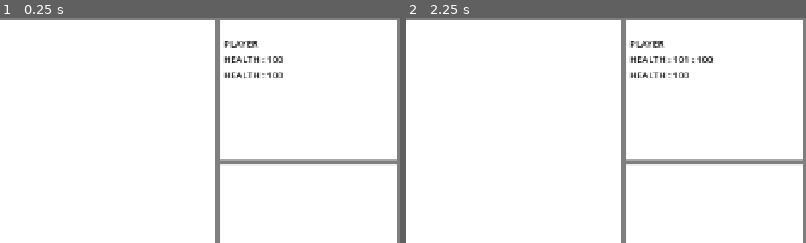
Above: before the commit, frames 1-2 (left to right).
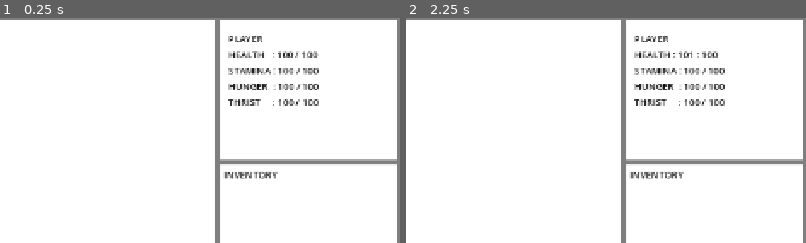
Above: after the commit, the same moments.

Repository: Rellzy27/TextBasedGame
Game: Godot game, scene res://Main.tscn
The game is run twice, just before and just after one commit, with the same random seed, the same clock (stepped at 60 frames per second) and the same inputs.
Inputs:
- Up to frame 1 (0.25 s): no input
- Up to frame 2 (2.25 s): click "ACTION" at 0.5 s; click "CRAFTING" at 1.25 s; click "CUT TREE" at 2 s
The pictures show only the part of the screen within x 50-100%, y 0-50%; the shares and areas given below are measured in that part.

The runs differ from the first frame. In frame 1, 2.8% of the frame differs, in the area x 55-80%, y 8-72%; in frame 2, 2.9%.

Commit message:
adding status bar

Diff:
--- a/Main.tscn
+++ b/Main.tscn
@@ -52,10 +52,10 @@
 text = "CUT TREE"
 
 [node name="Status" type="VBoxContainer" parent="."]
-offset_left = 1064.0
-offset_top = 32.0
-offset_right = 1166.0
-offset_bottom = 82.0
+offset_left = 1072.0
+offset_top = 24.0
+offset_right = 1226.0
+offset_bottom = 155.0
 
 [node name="Player" type="Label" parent="Status"]
 layout_mode = 2
@@ -66,14 +66,33 @@
 layout_mode = 2
 theme = SubResource("Theme_r0du0")
 theme_override_colors/font_color = Color(0, 0, 0, 1)
-text = "HEALTH : 100"
+text = "HEALTH   : 100 / 100"
 script = ExtResource("2_uu6xs")
 
 [node name="Stamina" type="Label" parent="Status"]
 layout_mode = 2
-theme = SubResource("Theme_r0du0")
 theme_override_colors/font_color = Color(0, 0, 0, 1)
-text = "HEALTH : 100"
-script = ExtResource("2_uu6xs")
+text = "STAMINA : 100 / 100"
+
+[node name="Hunger" type="Label" parent="Status"]
+layout_mode = 2
+theme_override_colors/font_color = Color(0, 0, 0, 1)
+text = "HUNGER  : 100 / 100"
+
+[node name="Thirst" type="Label" parent="Status"]
+layout_mode = 2
+theme_override_colors/font_color = Color(0, 0, 0, 1)
+text = "THRIST     : 100 / 100"
+
+[node name="Inventory" type="VBoxContainer" parent="."]
+offset_left = 1064.0
+offset_top = 256.0
+offset_right = 1155.0
+offset_bottom = 296.0
+
+[node name="Inventory" type="Label" parent="Inventory"]
+layout_mode = 2
+theme_override_colors/font_color = Color(0, 0, 0, 1)
+text = "INVENTORY"
 
 [connection signal="pressed" from="HBoxContainer/Cut_Tree" to="Status/Health" method="_on_cut_tree_pressed"]
